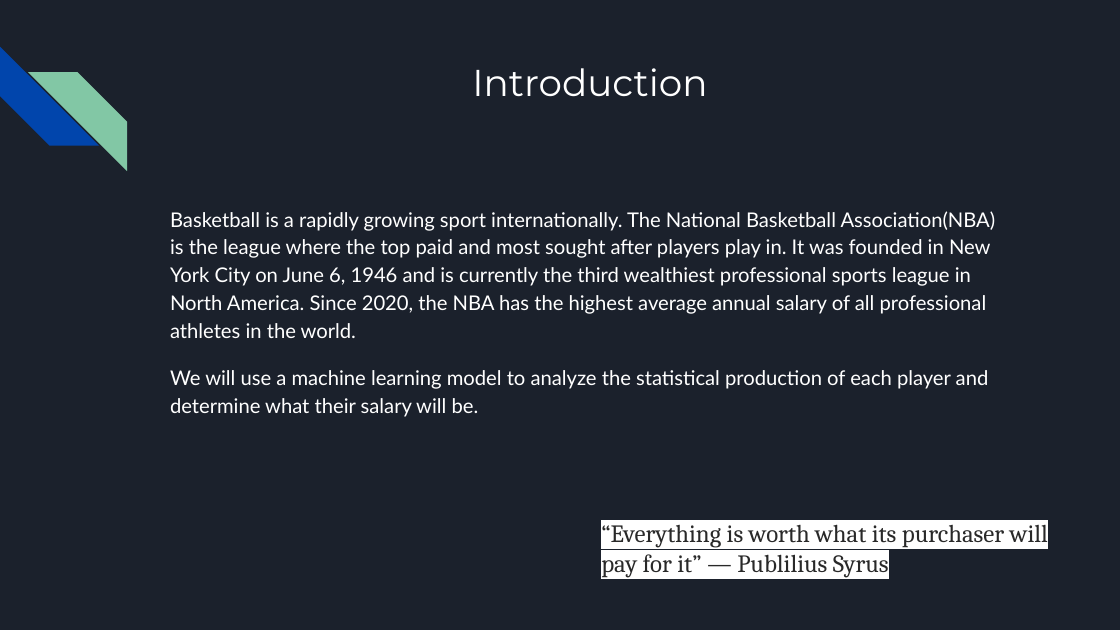
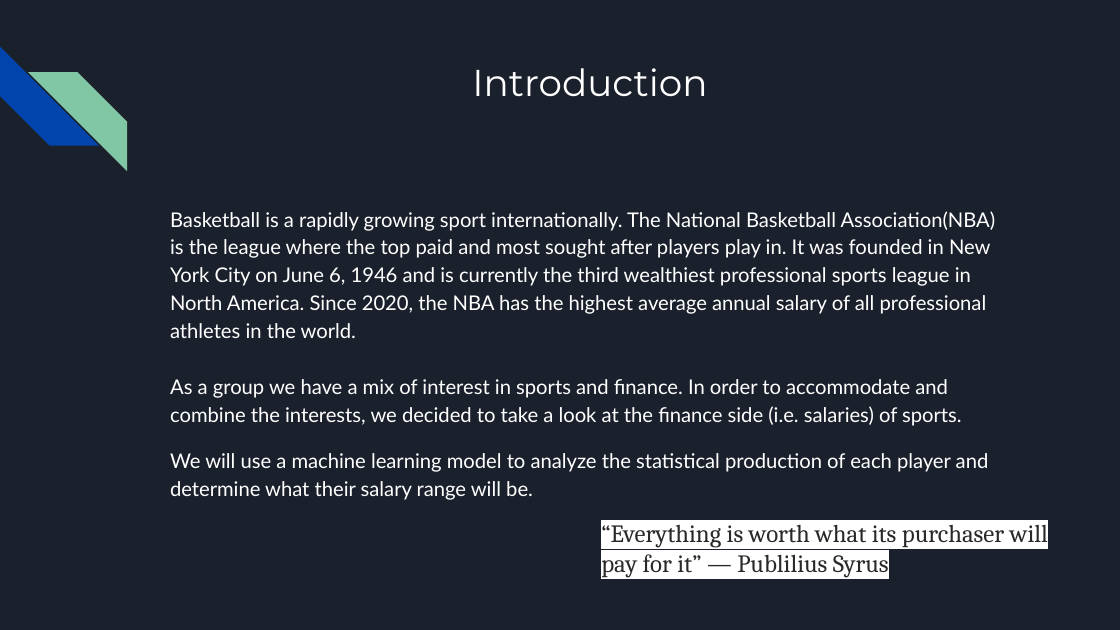
Before and after one commit to nickferrar/NBA_Salaries, a slide deck: slide 3 of Presentation/nba_player_salaries.pptx. Drawn at 1120x630 pixels with LibreOffice and Linux fonts; fonts in the diff are those of the drawing. Boxes give left, top, right and bottom in pixels: in the first picture for what was removed or moved away, otherwise in the second. Text is boxed around its words. In the diff, an @@ line names an element or a change of style, - is before the commit and + after.

Commit message:
Adding presentation slides

```diff
--- a/Presentation/nba_player_salaries.pptx
+++ b/Presentation/nba_player_salaries.pptx
@@ text at <box>170,379,989,500</box>: text changed @@
-We will use a machine learning model to analyze the statistical production of each player and determine what their salary will be.
+As a group we have a mix of interest in sports and finance. In order to accommodate and combine the interests, we decided to take a look at the finance side (i.e. salaries) of sports.
+We will use a machine learning model to analyze the statistical production of each player and determine what their salary range will be.
```
Also in this commit, not shown: 2 other slides changed, 3 slides added, 2 slides removed.
